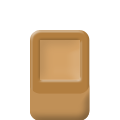
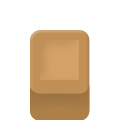
Layered file, before and after one edit (120 × 120). Changes by layer:
painted on "Фигура 2" over 78, 40, 80, 80
painted on "Фигура 1 (копия)" over 30, 83, 90, 120
painted on "Фигура 1" over 30, 30, 90, 120
